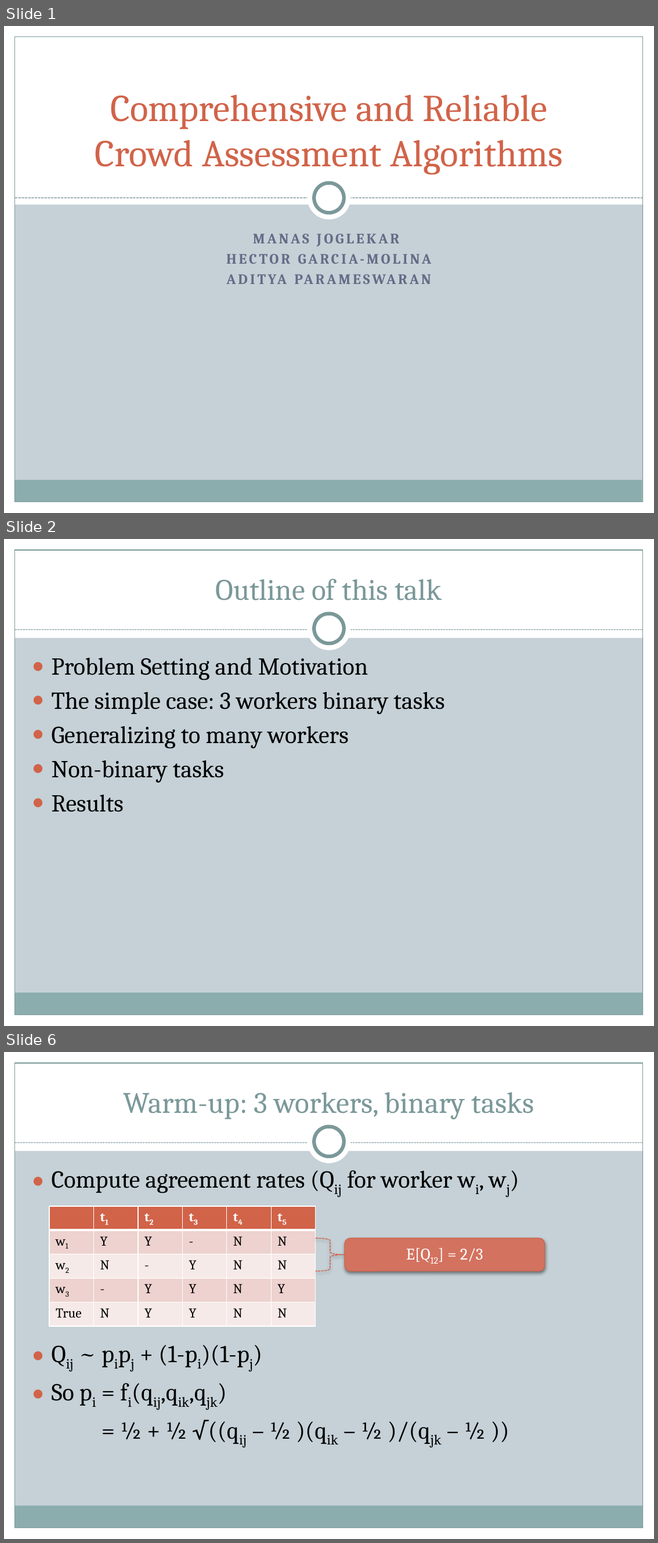
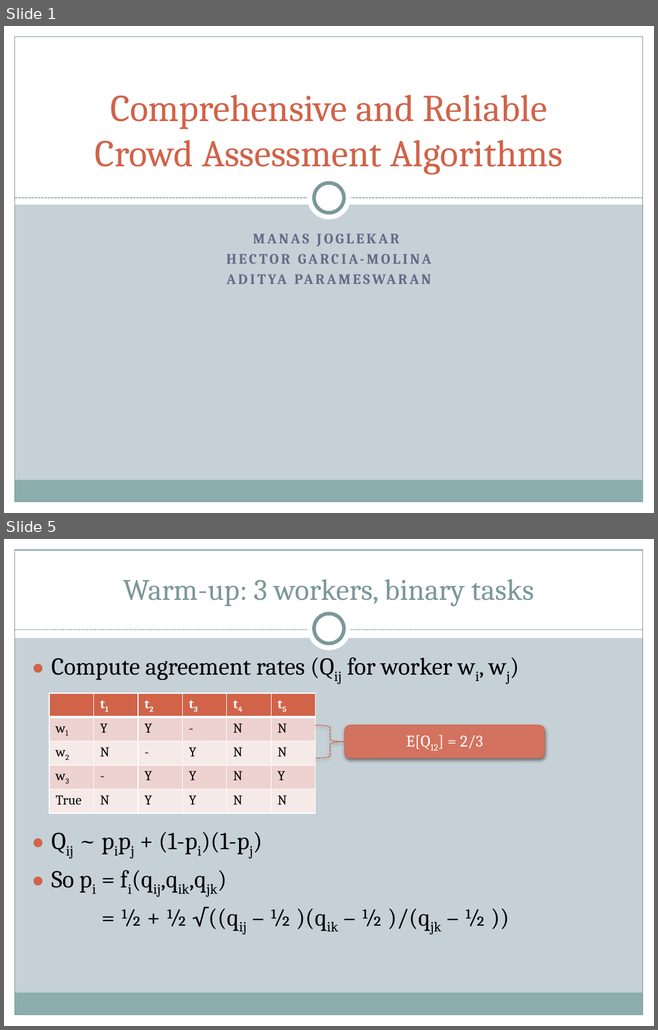
Before and after one commit to brahmaneya/WorkerEvaluationGeneral, a slide deck: Presentation/WorkerEval.pptx. Shown one above the other, each under a label of ours: slides 1, 2 and 6 before the commit, slides 1 and 5 after it; the slides between them are not shown. The pictures are 658x1543 and 658x1030 pixels, drawn with LibreOffice and Linux fonts; fonts in the diff are those of the drawing. Boxes give left, top, right and bottom in pixels: in the first picture for what was removed or moved away, otherwise in the second. Text is boxed around its words. In the diff, an @@ line names an element or a change of style, - is before the commit and + after.

```diff
--- a/Presentation/WorkerEval.pptx
+++ b/Presentation/WorkerEval.pptx
@@ slide 2 removed at [4, 539, 654, 1026], background #C5D1D7; not listed: 9 template elements that a slide beside it also shows @@
@@ title removed at [215, 578, 442, 600] @@
-Outline of this talk
@@ text removed at [52, 657, 444, 812] @@
-● Problem Setting and Motivation
-● The simple case: 3 workers binary tasks
-● Generalizing to many workers
-● Non-binary tasks
-● Results
@@ what was slide 6 is now slide 5 @@
```
Also in this commit, not shown: 2 slides changed, 1 slide added, 1 other slide removed, 1 other file.
